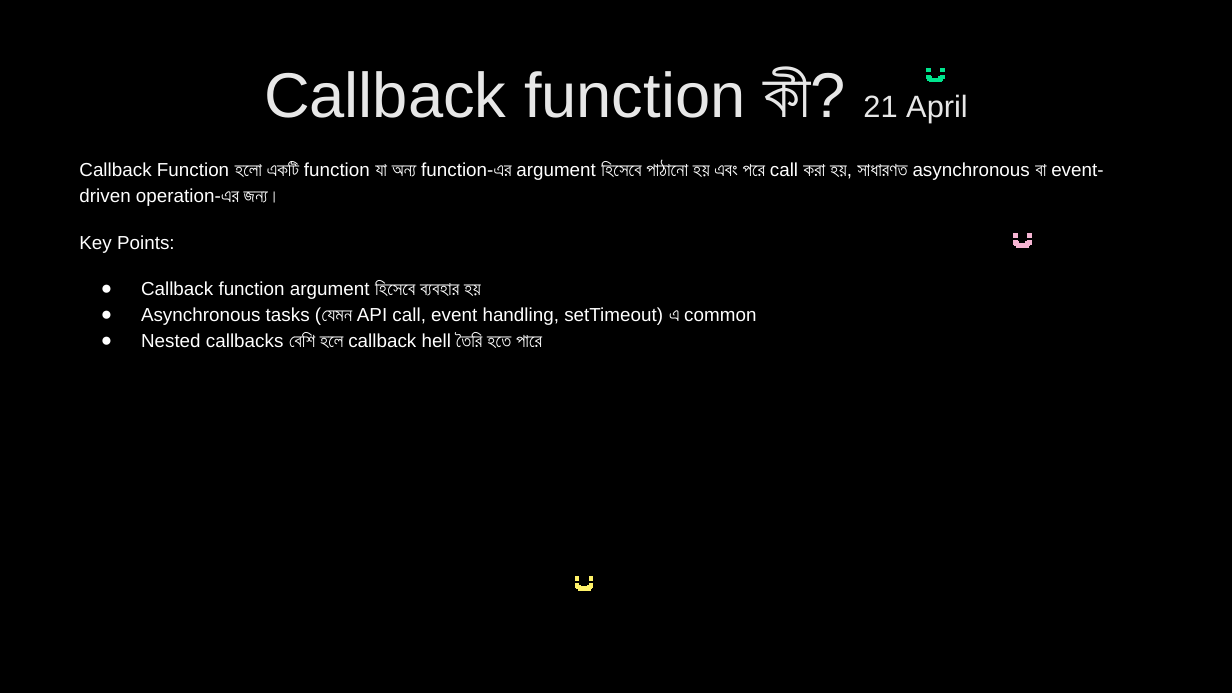
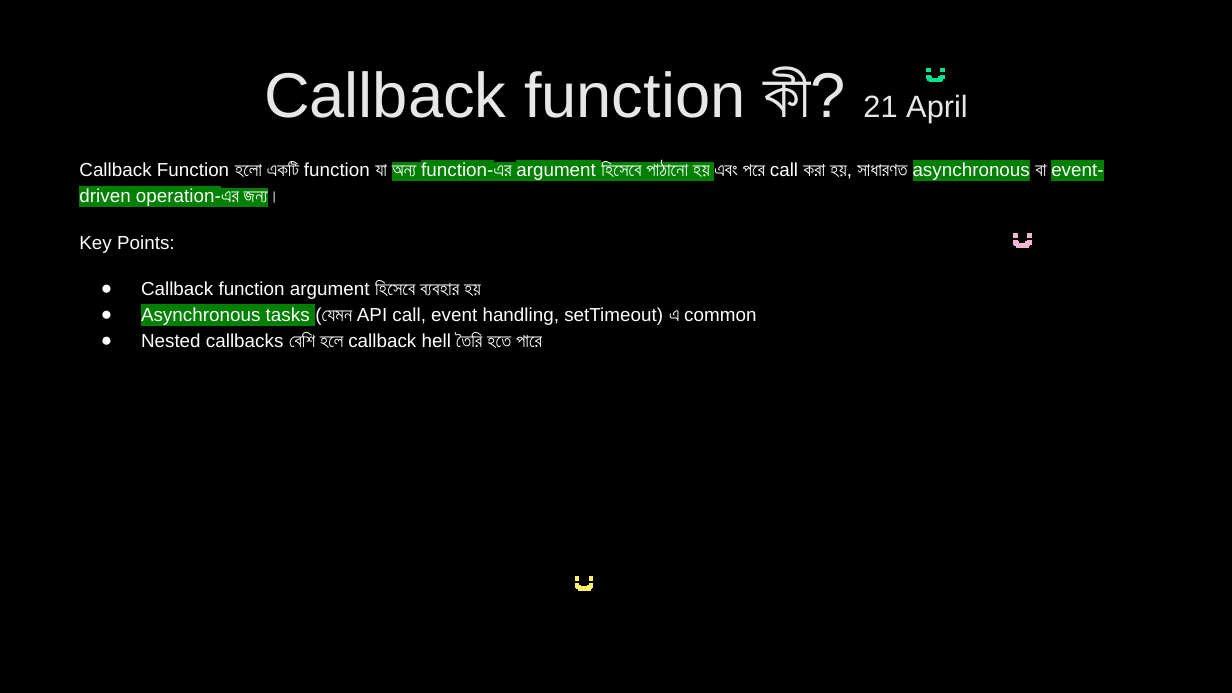
Before and after one commit to nabila-nuzhat/class-js, a slide deck: slide 26 of Interview Question JavaScript_HIGHLIGHTED.pptx. Drawn at 1232x693 pixels with LibreOffice and Linux fonts; fonts in the diff are those of the drawing. Boxes give left, top, right and bottom in pixels: in the first picture for what was removed or moved away, otherwise in the second. Text is boxed around its words. In the diff, an @@ line names an element or a change of style, - is before the commit and + after.

```diff
--- a/Interview Question JavaScript_HIGHLIGHTED.pptx
+++ b/Interview Question JavaScript_HIGHLIGHTED.pptx
@@ text at <box>79,162,1103,325</box>: highlight none to #008000 in "অন্য function-এর argument হিসেবে পাঠানো হয় asynchronous ...", "Asynchronous tasks" @@
```
Also in this commit, not shown: 4 other slides changed.
